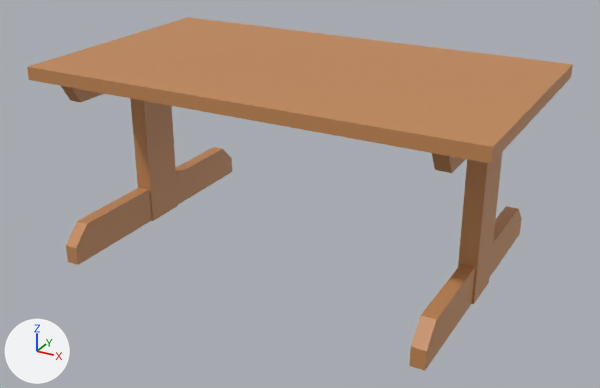
What one commit did to the FBX model GDP_Home_Sweet_Home_Project/Assets/Models/Objects/Priority_Models/MP_Table_Asset.fbx.
One viewpoint serves both versions: a camera (50 mm lens) standing at (1.128, -2.06, 1.211) and looking at (0.016, -0.039, 0.2). Every picture has the same lights, and +X, +Y and +Z are marked at lower left. Where no turn or scale is listed for an object, it has been applied to the vertices.

Names of what the first picture shows: 'Table_Leg_Base_1', 'Table_Leg_Base_2', 'Table_Leg_Base_3', 'Table_Leg_Base_4', 'Table_T-Leg_1', 'Table_T-Leg_2', 'Table_Top'.
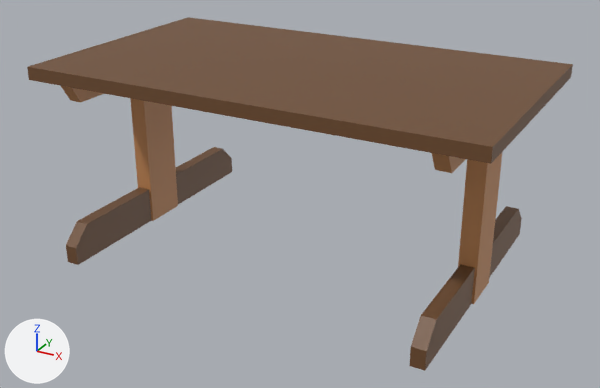
The newer file is also turned or shifted as a whole; pictures and numbers use the older file's frame.

Changed parts and their boxes (x1, y1, x2, y2) in the pictures (600 x 388 px):
```json
{"object": "Table_Top", "change": "recoloured", "before": [27, 17, 573, 164], "after": [27, 17, 573, 164], "on screen": "orange to brown"}
{"object": "Table_Leg_Base_1", "change": "recoloured", "before": [66, 187, 152, 265], "after": [66, 187, 152, 265]}
{"object": "Table_Leg_Base_3", "change": "recoloured", "before": [410, 264, 475, 371], "after": [410, 264, 475, 371]}
{"object": "Table_Leg_Base_2", "change": "recoloured", "before": [176, 147, 232, 204], "after": [176, 147, 232, 204]}
{"object": "Table_Leg_Base_4", "change": "recoloured", "before": [489, 206, 522, 278], "after": [489, 206, 522, 278]}
```

The change, as JSON lines over the scene's bpy script:
```json
{"op": "add", "block": "mat_dark_wood", "code": ["mat_dark_wood = principled_material('Dark Wood')", "mat_dark_wood.base_color = (0.163, 0.0736, 0.0276)  # brown #704d2e"]}
{"block": "me_cube_008", "where": "me_cube_008.from_pydata(...)  # 22 vertices, 19 faces; spans x 0.539..0.58, y 0.028..0.427, z -0.002..0.112"}
{"op": "remove", "block": "me_cube_008", "code": "me_cube_008.materials.append(mat_wood)  # orange #c48956"}
{"op": "add", "block": "me_cube_008", "code": "me_cube_008.materials.append(mat_dark_wood)  # brown #704d2e"}
{"block": "me_cube_006", "where": "me_cube_006.from_pydata(...)  # 22 vertices, 19 faces; spans x 0.539..0.58, y -0.43..-0.031, z -0.002..0.112"}
{"op": "remove", "block": "me_cube_006", "code": "me_cube_006.materials.append(mat_wood)  # orange #c48956"}
{"op": "add", "block": "me_cube_006", "code": "me_cube_006.materials.append(mat_dark_wood)  # brown #704d2e"}
{"block": "me_cube_005", "where": "me_cube_005.from_pydata(...)  # 22 vertices, 19 faces; spans x -0.58..-0.539, y 0.028..0.427, z -0.002..0.112"}
{"op": "remove", "block": "me_cube_005", "code": "me_cube_005.materials.append(mat_wood)  # orange #c48956"}
{"op": "add", "block": "me_cube_005", "code": "me_cube_005.materials.append(mat_dark_wood)  # brown #704d2e"}
{"block": "me_cube_004", "where": "me_cube_004.from_pydata(...)  # 22 vertices, 19 faces; spans x -0.58..-0.539, y -0.43..-0.031, z -0.002..0.112"}
{"op": "remove", "block": "me_cube_004", "code": "me_cube_004.materials.append(mat_wood)  # orange #c48956"}
{"op": "add", "block": "me_cube_004", "code": "me_cube_004.materials.append(mat_dark_wood)  # brown #704d2e"}
{"block": "me_cube_003", "where": "me_cube_003.from_pydata(...)  # 54 vertices, 52 faces; spans x -0.682..0.682, y -0.392..0.389, z 0.548..0.587"}
{"op": "remove", "block": "me_cube_003", "code": "me_cube_003.materials.append(mat_wood)  # orange #c48956"}
{"op": "add", "block": "me_cube_003", "code": "me_cube_003.materials.append(mat_dark_wood)  # brown #704d2e"}
```
